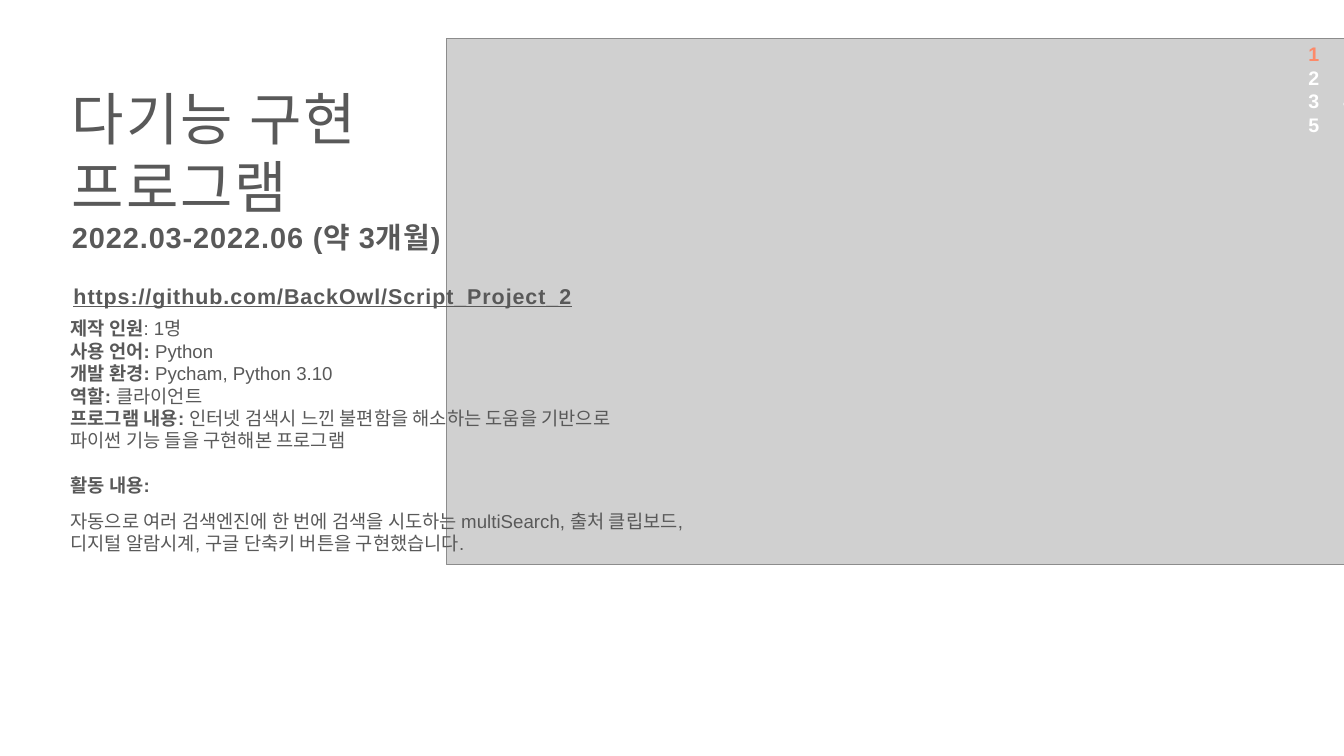
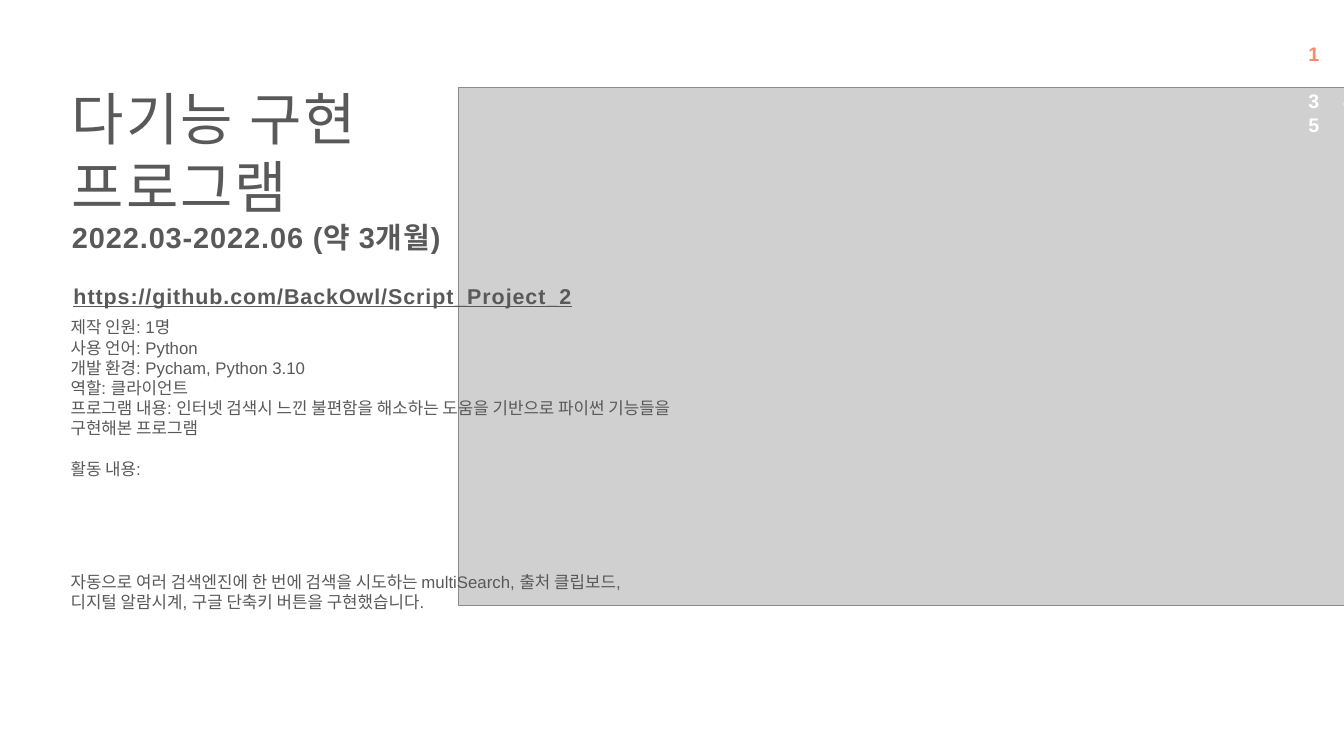
Before and after one commit to Leesiw/StarGiant, a slide deck: slide 7 of 포트폴리오/최유진 포트폴리오.pptx (slide 4 before the commit). Drawn at 1344x756 pixels with LibreOffice and Linux fonts; fonts in the diff are those of the drawing; grey boxes stand for pictures; background and template pictures are left out. Boxes give left, top, right and bottom in pixels: in the first picture for what was removed or moved away, otherwise in the second. Text is boxed around its words. In the diff, an @@ line names an element or a change of style, - is before the commit and + after.

```diff
--- a/포트폴리오/최유진 포트폴리오.pptx
+++ b/포트폴리오/최유진 포트폴리오.pptx
@@ picture: place and size @@
-picture at box(446, 39, 1344, 565)
+picture at box(458, 88, 1344, 605)
@@ text at box(71, 319, 305, 477): size 20 to 18 pt in "제작 인원: 1명", "사용 언어: Python", "개발 환경: Pycham, Python 3.10", "역할: 클라이언트" and 1 more places; bold off in "제작 인원:", "사용 언어:", "개발 환경:", "역할:" and 1 more places @@
@@ text at box(71, 397, 670, 436): text changed; size 20 to 18 pt @@
-프로그램 내용: 인터넷 검색시 느낀 불편함을 해소하는 도움을 기반으로
-파이썬 기능 들을 구현해본 프로그램
+프로그램 내용: 인터넷 검색시 느낀 불편함을 해소하는 도움을 기반으로 파이썬 기능들을
+구현해본 프로그램
@@ text "자동으로 여러 검색엔진에 한 번에 ...": place and size @@
-text "자동으로 여러 검색엔진에 한 번에 ..." at box(71, 508, 683, 556)
+text "자동으로 여러 검색엔진에 한 번에 ..." at box(71, 574, 620, 610)
@@ text "자동으로 여러 검색엔진에 한 번에 ..." at box(71, 574, 620, 610): size 20 to 18 pt @@
```
Also in this commit, not shown: 3 other slides changed, 2 slides added, 2 slides removed.
